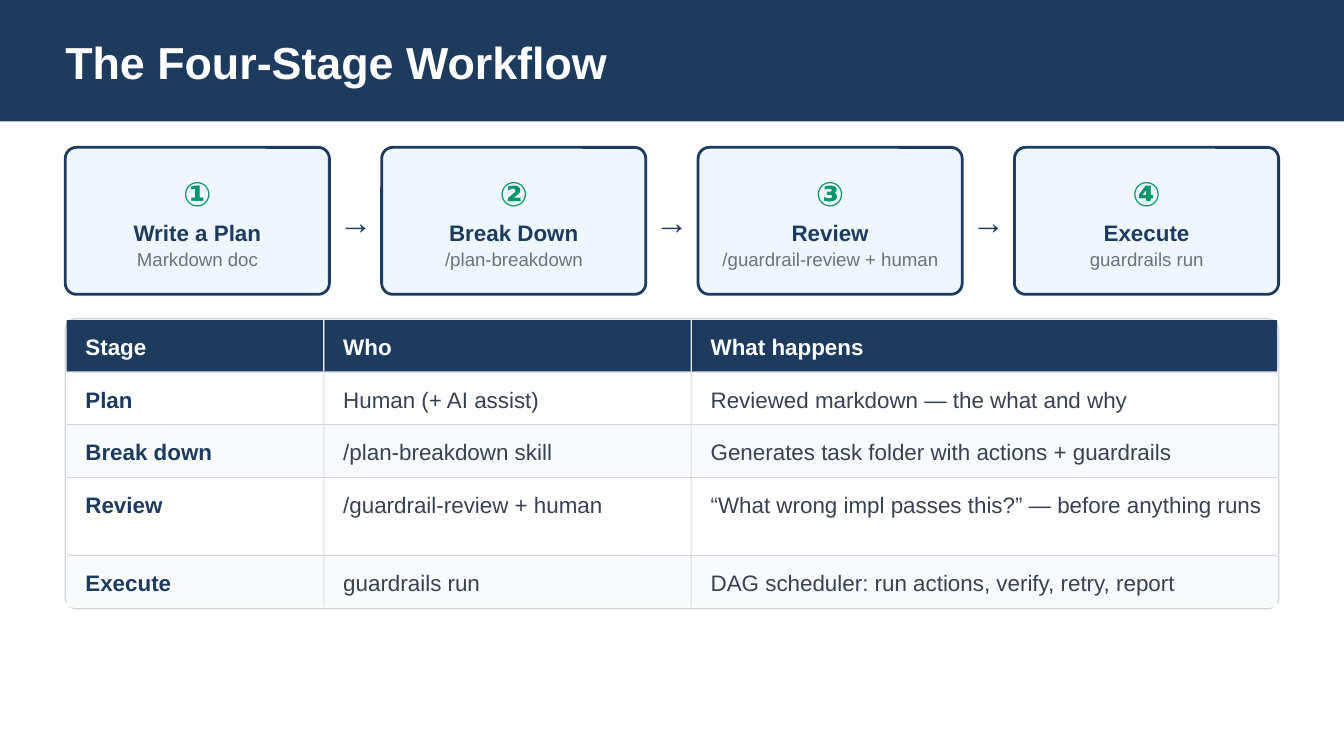
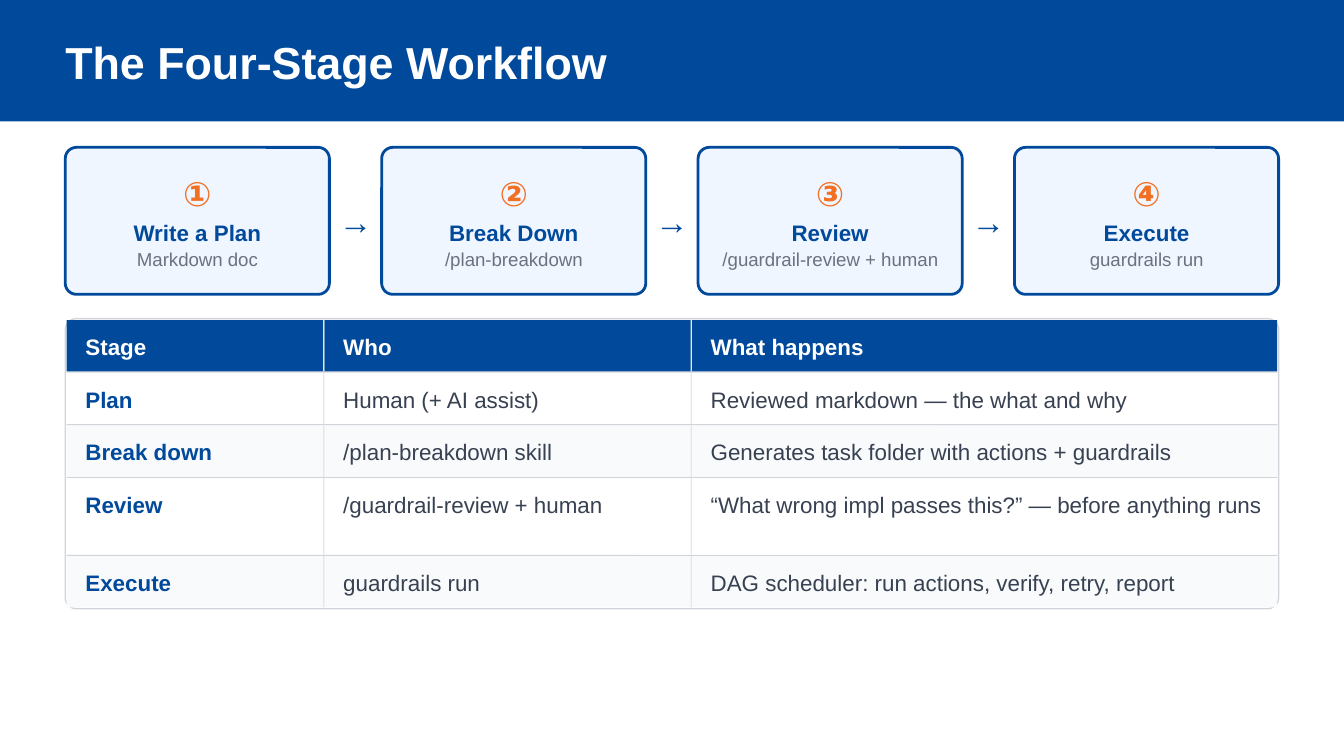
Before and after one commit to Servant-Software-LLC/Guardrails, a slide deck: slide 5 of docs/presentations/guardrails-lunch-and-learn-2026-06-15.pptx. Drawn at 1344x756 pixels with LibreOffice and Linux fonts; fonts in the diff are those of the drawing. Boxes give left, top, right and bottom in pixels: in the first picture for what was removed or moved away, otherwise in the second. Text is boxed around its words. In the diff, an @@ line names an element or a change of style, - is before the commit and + after.

```diff
--- a/docs/presentations/guardrails-lunch-and-learn-2026-06-15.pptx
+++ b/docs/presentations/guardrails-lunch-and-learn-2026-06-15.pptx
@@ outline #1F3A5F 1.5 pt to #01499B 1.5 pt in 4 elements at box(66, 148, 331, 294), box(382, 148, 646, 294), box(698, 148, 962, 294), box(1015, 148, 1279, 294) @@
@@ text colour #059669 to #F36F21 in 4 elements at box(183, 182, 211, 207), box(500, 182, 528, 207), box(816, 182, 844, 207), box(1132, 182, 1160, 207) @@
@@ text colour #1F3A5F to #01499B in 11 elements at box(134, 224, 261, 242), box(449, 224, 578, 242), box(792, 224, 869, 242), box(1104, 225, 1190, 242), box(85, 391, 132, 409), box(85, 443, 212, 461), box(85, 496, 162, 514), box(85, 575, 171, 592), box(339, 202, 374, 241), box(656, 202, 691, 241), box(972, 202, 1007, 241) @@
@@ fill #1F3A5F to #01499B in 4 elements at box(0, 0, 1344, 121), box(67, 320, 325, 371), box(325, 320, 692, 371), box(692, 320, 1277, 371) @@
```
Also in this commit, not shown: 12 other slides changed.
